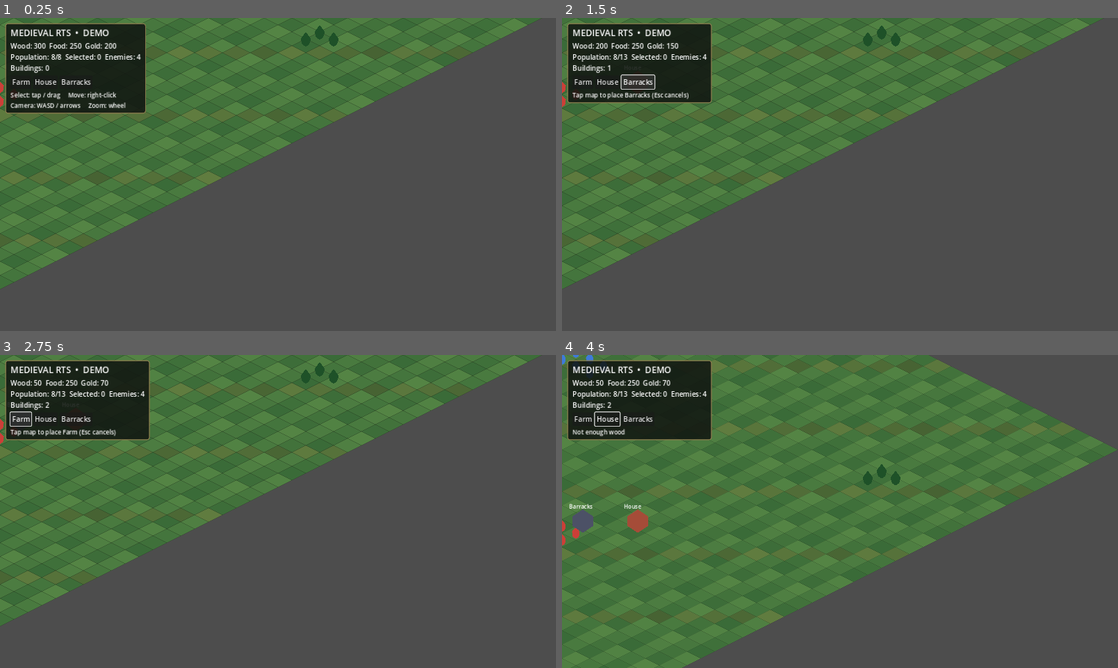
Above: before the commit, frames 1-4 (two rows, left to right).
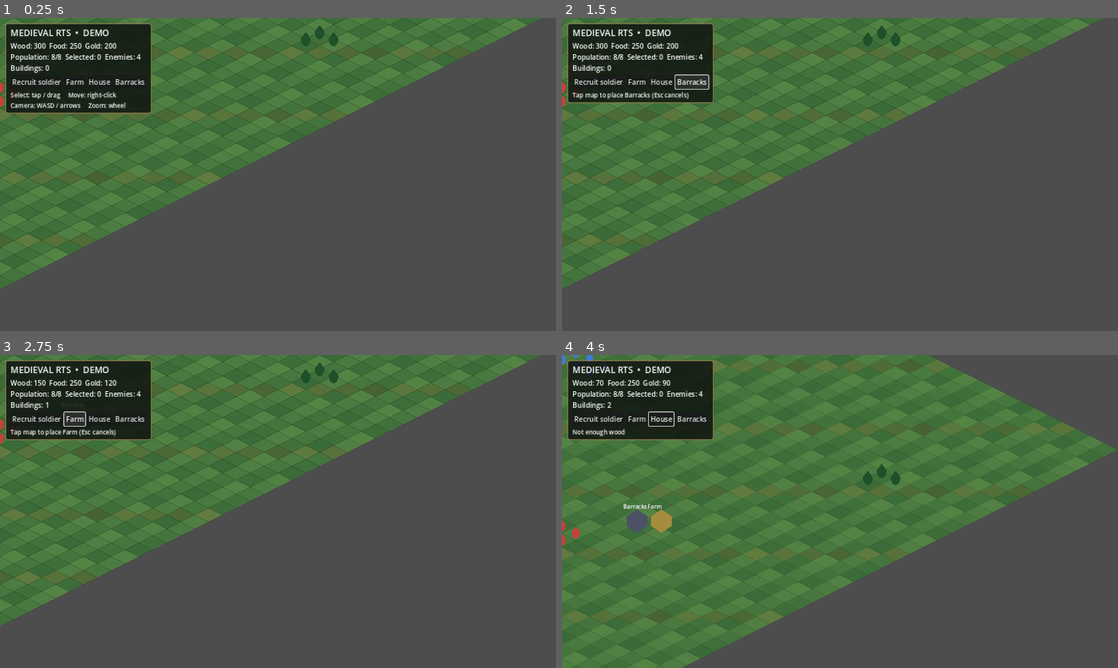
Above: after the commit, the same moments.

Repository: noub1234567-cmd/Medieval-RTS-Mobile
Game: Godot game, scene res://scenes/main.tscn
The game is run twice, just before and just after one commit, with the same random seed, the same clock (stepped at 60 frames per second) and the same inputs.
Inputs (mouse positions are in pixels of both pictures, inside the frame that each line leads up to):
- Up to frame 1 (0.25 s): no input
- Up to frame 2 (1.5 s): click (600, 80) at 0.5 s, where only the run after the commit has a clickable "Recruit soldier"; click "Barracks" at 1.25 s
- Up to frame 3 (2.75 s): click "Farm" at 2 s
- Up to frame 4 (4 s): click "House" at 2.75 s; tap Enter at 3.5 s; move the mouse to (812, 574) at 3.52 s; hold W from 3.53 s (still down); click (812, 574) at 3.67 s

The runs differ from the first frame. In frame 1, 0.6% of the frame differs, in the area x 2-28%, y 1-31%; in frame 2, 0.8%; in frame 3, 0.9%; in frame 4, 1.4%, in the area x 1-28%, y 1-57%.

Commit message:
Add soldier recruitment from barracks

Diff:
--- a/scripts/game.gd
+++ b/scripts/game.gd
@@ -188,6 +188,10 @@
 	v.add_child(status_label)
 	var buttons:=HBoxContainer.new()
 	v.add_child(buttons)
+	var recruit:=Button.new()
+	recruit.text="Recruit soldier"
+	recruit.pressed.connect(recruit_soldier)
+	buttons.add_child(recruit)
 	for building_name in ["Farm", "House", "Barracks"]:
 		var b:=Button.new()
 		b.text=building_name
@@ -209,6 +213,31 @@
 	s.content_margin_top=8
 	s.content_margin_bottom=8
 	return s
+
+func recruit_soldier() -> void:
+	var has_barracks:=false
+	for b in buildings:
+		if b.name=="Barracks": has_barracks=true
+	if not has_barracks:
+		help_label.text="Build a Barracks first"
+		return
+	if population>=population_cap:
+		help_label.text="Population limit reached"
+		return
+	if resources.food<50 or resources.gold<25:
+		help_label.text="Recruitment costs 50 food and 25 gold"
+		return
+	resources.food-=50
+	resources.gold-=25
+	population+=1
+	var soldier:Node2D=UnitScene.instantiate()
+	add_child(soldier)
+	soldier.set_team(0)
+	var barracks:Node2D=buildings.filter(func(b): return b.name=="Barracks")[0]
+	soldier.position=barracks.position+Vector2(30,20)
+	units.append(soldier)
+	update_status()
+	help_label.text="Soldier recruited!"
 
 func enemy_count() -> int:
 	var count:=0
